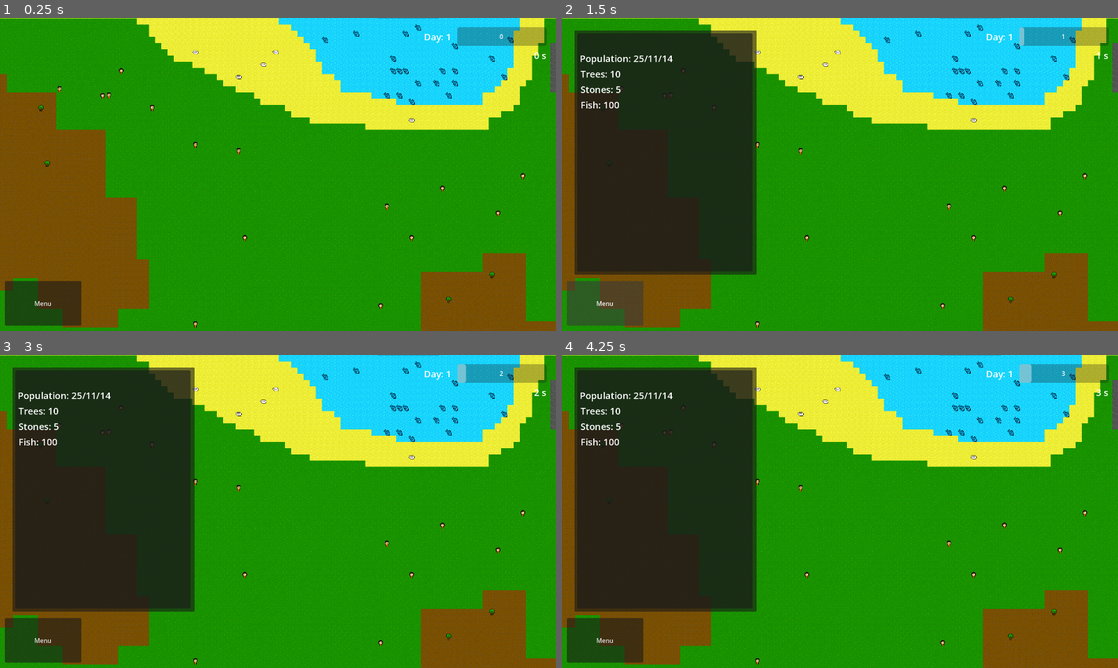
Above: before the commit, frames 1-4 (two rows, left to right).
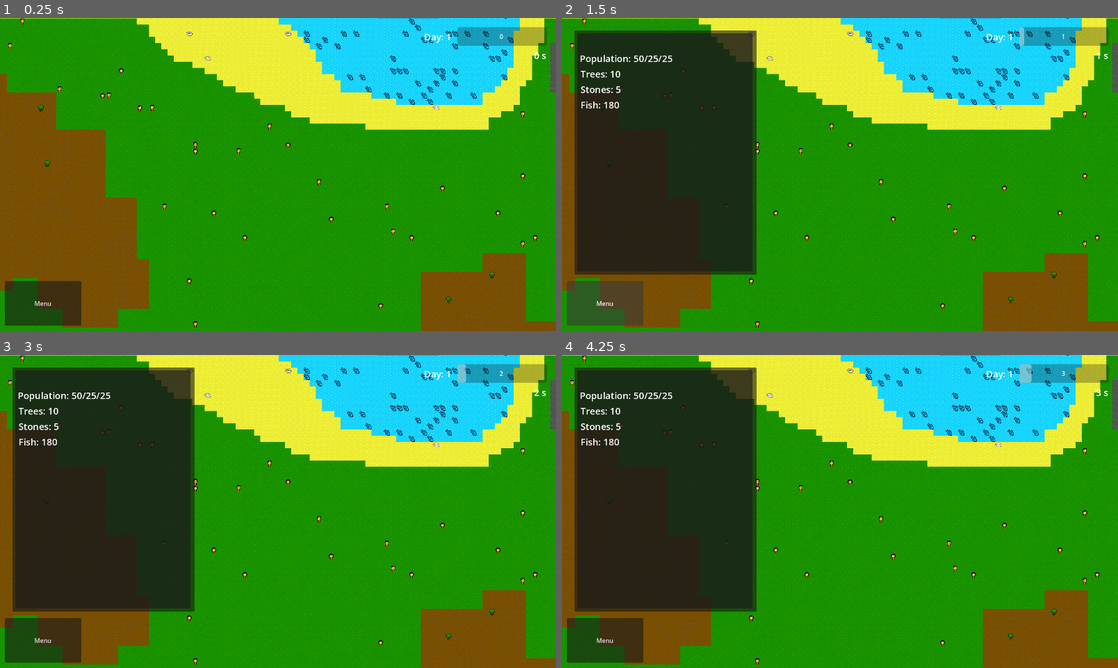
Above: after the commit, the same moments.

Repository: nookaeo/econ-village
Game: Godot game, scene res://scenes/core/world.tscn
Two runs of this game, one before a commit and one after it. Both use one fixed random seed, a clock stepped at 60 frames per second and the inputs below.
Inputs (mouse positions are in pixels of both pictures, inside the frame that each line leads up to):
- Up to frame 1 (0.25 s): no input
- Up to frame 2 (1.5 s): tap Enter at 0.5 s; move the mouse to (962, 158) at 0.52 s; click (962, 158) at 0.67 s; click "Menu" at 1.25 s
- Up to frame 3 (3 s): drag from (166, 527) to (250, 574) at 2.02 s; move the mouse to (333, 442) at 2.77 s; click (333, 442) at 2.92 s
- Up to frame 4 (4.25 s): drag from (812, 574) to (673, 464) at 3.52 s

The runs differ from the first frame. In frame 1, 0.7% of the frame differs, in the area x 1-97%, y 0-86%; in frame 2, 0.7%; in frame 3, 0.7%; in frame 4, 0.7%.

Commit message:
core: change spawn rate

Diff:
--- a/resources/core/world_setting_default.tres
+++ b/resources/core/world_setting_default.tres
@@ -4,8 +4,7 @@
 
 [resource]
 script = ExtResource("1_dpie4")
-villagent_spawn = 25
 cowrie_spawn_rate = 20
 stone_spawn_rate = 5
-fish_spawn_rate = 100
+fish_spawn_rate = 180
 metadata/_custom_type_script = "uid://dm2bw75mvkksh"
